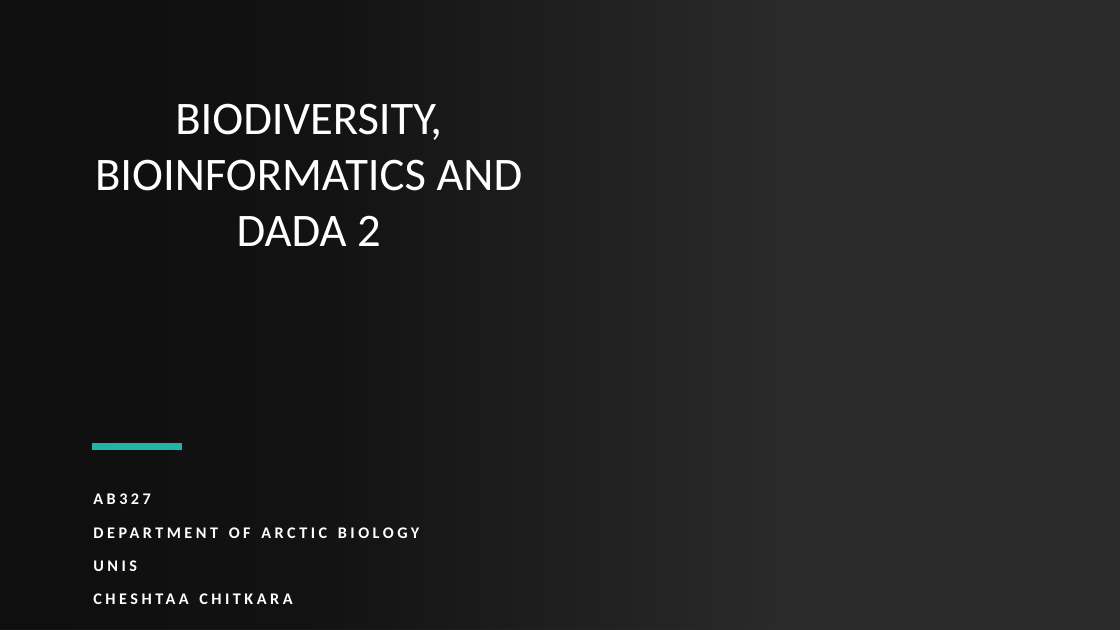
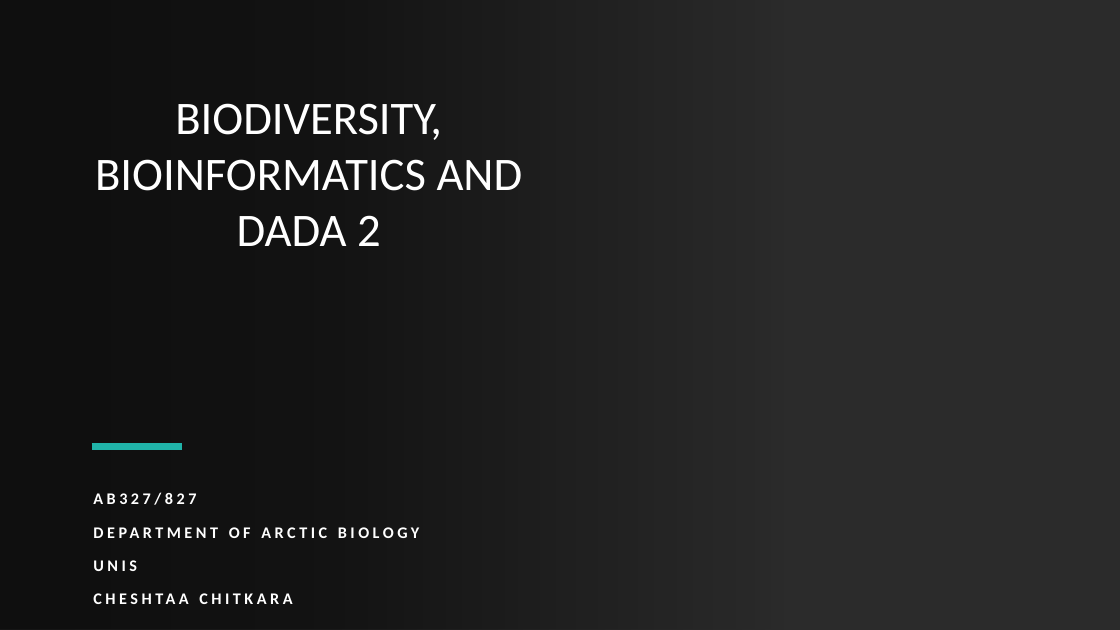
Before and after one commit to CheshtaaChitkara/AB327-827, a slide deck: slide 1 of Lecture/BIOINFORMATICS AND DADA 2.pptx. Drawn at 1120x630 pixels with LibreOffice and Linux fonts; fonts in the diff are those of the drawing; background and template pictures are left out; a plain dark background stands for a picture behind light text. Boxes give left, top, right and bottom in pixels: in the first picture for what was removed or moved away, otherwise in the second. Text is boxed around its words. In the diff, an @@ line names an element or a change of style, - is before the commit and + after.

```diff
--- a/Lecture/BIOINFORMATICS AND DADA 2.pptx
+++ b/Lecture/BIOINFORMATICS AND DADA 2.pptx
@@ subtitle at (x1=93, y1=492, x2=196, y2=505): text changed @@
-AB327
+AB327/827
```
Also in this commit, not shown: 8 other slides changed, 5 slides added, 2 slides removed.
